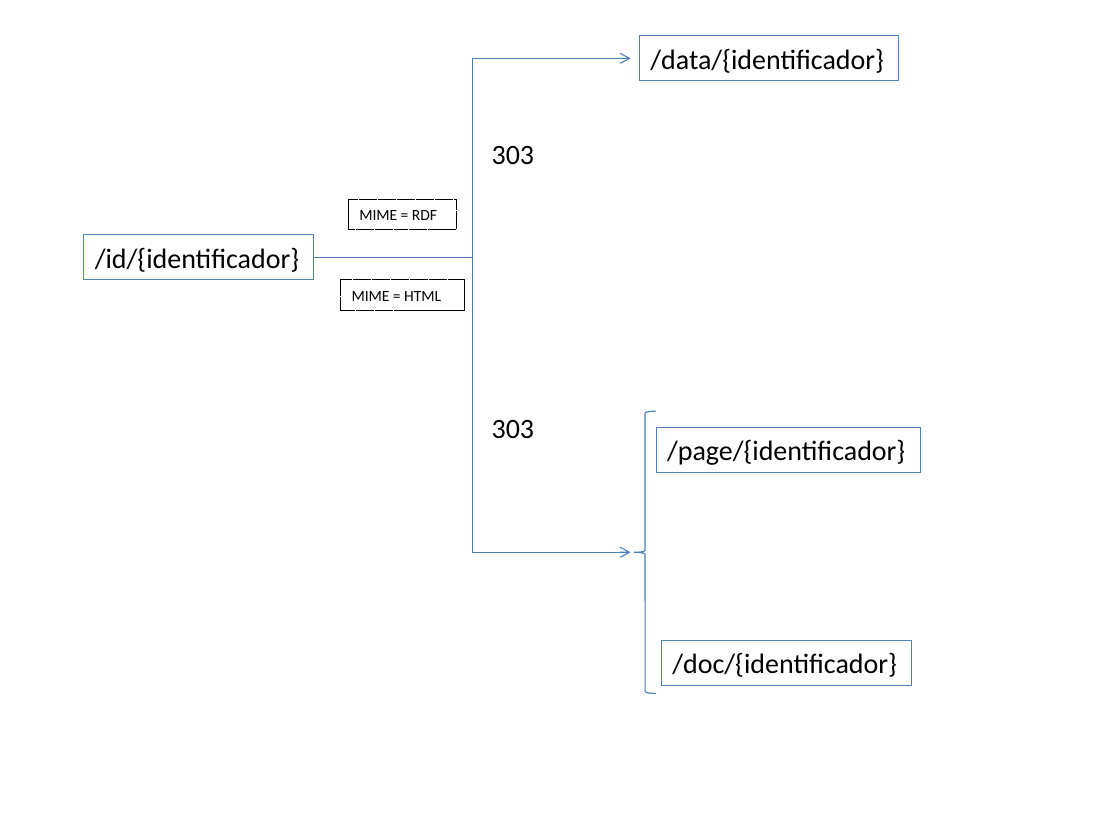
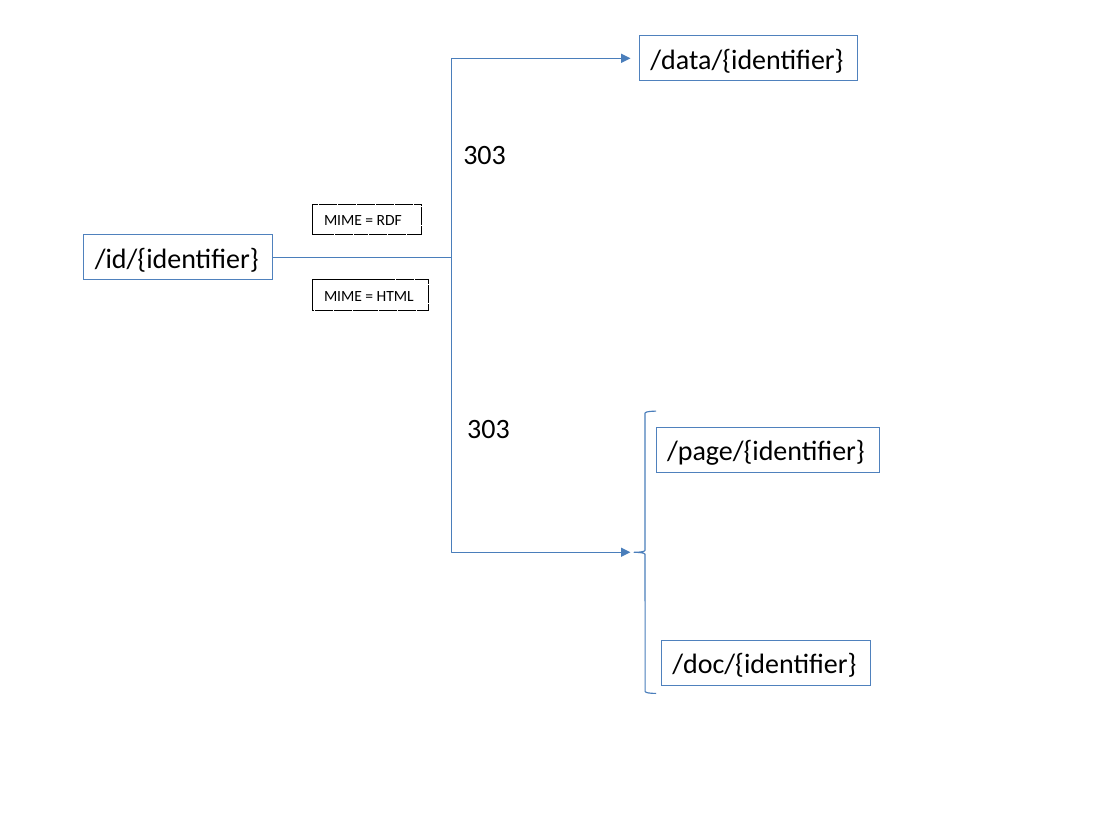
Before and after one commit to opendata-euskadi/WebDocumentacionLinkedDataOpenDataEuskadi, a slide deck: slide 1 of img/content-negotiation.pptx. Drawn at 1120x840 pixels with LibreOffice and Linux fonts; fonts in the diff are those of the drawing. Boxes give left, top, right and bottom in pixels: in the first picture for what was removed or moved away, otherwise in the second. Text is boxed around its words. In the diff, an @@ line names an element or a change of style, - is before the commit and + after.

```diff
--- a/img/content-negotiation.pptx
+++ b/img/content-negotiation.pptx
@@ elbow arrow moved from (314, 258) - (631, 58) to (272, 258) - (631, 58) @@
@@ elbow arrow (272, 258) - (631, 58): arrowheads changed @@
@@ rectangle "/data/{identifier}": place and size @@
-rectangle "/data/{identifier}" at box(640, 36, 899, 81)
+rectangle "/data/{identifier}" at box(640, 36, 858, 81)
@@ text in rectangle at box(650, 48, 843, 73): text changed @@
-/data/{identificador}
+/data/{identifier}
@@ text "303": place and size @@
-text "303" at box(492, 146, 535, 165)
+text "303" at box(463, 146, 506, 165)
@@ rectangle "MIME = RDF": place and size @@
-rectangle "MIME = RDF" at box(348, 199, 457, 230)
+rectangle "MIME = RDF" at box(314, 205, 422, 235)
@@ rectangle "/id/{identifier}": place and size @@
-rectangle "/id/{identifier}" at box(84, 235, 314, 280)
+rectangle "/id/{identifier}" at box(84, 235, 273, 280)
@@ text in rectangle at box(95, 247, 259, 272): text changed @@
-/id/{identificador}
+/id/{identifier}
@@ elbow arrow moved from (314, 258) - (631, 552) to (272, 258) - (631, 552) @@
@@ elbow arrow (272, 258) - (631, 552): arrowheads changed @@
@@ rectangle "MIME = HTML": place and size @@
-rectangle "MIME = HTML" at box(340, 280, 464, 310)
+rectangle "MIME = HTML" at box(314, 280, 430, 310)
@@ text "303": place and size @@
-text "303" at box(492, 420, 535, 439)
+text "303" at box(467, 420, 510, 439)
@@ rectangle "/page/{identifier}": place and size @@
-rectangle "/page/{identifier}" at box(656, 428, 921, 473)
+rectangle "/page/{identifier}" at box(656, 428, 879, 473)
@@ text in rectangle at box(667, 439, 865, 465): text changed @@
-/page/{identificador}
+/page/{identifier}
@@ rectangle "/doc/{identifier}": place and size @@
-rectangle "/doc/{identifier}" at box(662, 641, 912, 685)
+rectangle "/doc/{identifier}" at box(662, 641, 871, 685)
@@ text in rectangle at box(672, 652, 856, 677): text changed @@
-/doc/{identificador}
+/doc/{identifier}
```
Also in this commit, not shown: 2 other files.
